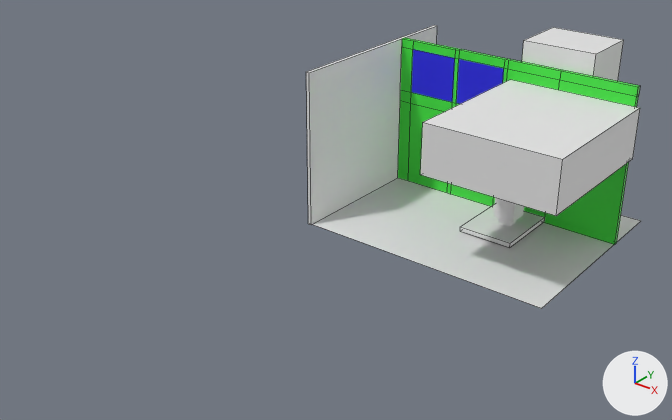
What one commit did to the Blender file Blender/room_8.blend.
One viewpoint serves both versions: a camera (50 mm lens) standing at (22.0, -34.2, 16.7) and looking at (4.3, -12.0, 2.9). Lighting does not change. The marker at lower right points along +X, +Y and +Z. Mesh edges are drawn as thin lines on the coarser meshes.

Objects in the first picture: 'Balcony', 'Chimney Wall', 'Left Wall', 'Patio Door Wall', 'Plane', 'Stove', 'Stove Pedestal'.
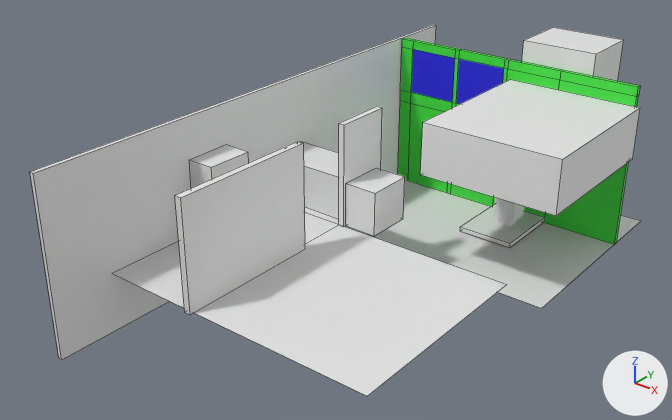
Commit message: add kitchen balcony and stairs reference

Changed parts and their boxes [x1, y1, x2, y2] in the pictures (672 x 420 px):
'Left Wall', mesh rescaled, moved (208% wider, 67% taller)
    before: [306, 25, 437, 225]
    after: [30, 25, 436, 359]
'Kitchen Floor', added
    after: [112, 207, 506, 396]
'Kitchen Wall', added
    after: [175, 141, 305, 314]
'Stair Width Reference', added
    after: [346, 168, 405, 236]
'Kitchen Balcony Stairs Wall', added
    after: [339, 106, 382, 227]
'Kitchen Balcony', added
    after: [300, 141, 339, 219]
'Fridge', added
    after: [189, 145, 249, 188]

Edits to the bpy script that builds the scene:
```text
Change me_cube_002:
    where me_cube_002.from_pydata(...)  # 8 vertices, 6 faces; spans x -0.72..-0.56, y -2.99..5.62, z -0.06..6.22
    used by ob_left_wall; location = (1.1, -5.9, 0.0)
    me_cube_002 part 1: the whole mesh is scaled about its middle by (1, 2.38, 1), then moved by (0.0, -5.95, 0.0)
Add me_cube_013:
    me_cube_013.from_pydata(...)  # a box spanning x 1.98..3.22, y -0.73..1.0, z -0.89..0.73
Add me_cube_011:
    me_cube_011.from_pydata(...)  # a box spanning x 2.48..2.72, y -4.2..1.0, z -0.89..2.89
Add me_cube_010:
    me_cube_010.from_pydata([(-1.0, -8.23, -0.89), (-1.0, 1.0, -0.89), (2.48, -8.23, -0.89), (2.48, 1.0, -0.89), (9.09, -1.08, -0.89), (9.09, -8.23, -0.89), (2.48, -1.08, -0.89), (-1.0, -1.08, -0.89)], [], [(2, 6, 4, 5), (1, 3, 6, 7), (7, 6, 2, 0)])
Add me_cube_009:
    me_cube_009.from_pydata(...)  # a box spanning x -1.0..0.03, y -0.73..1.0, z -0.89..1.83
Add me_cube_008:
    me_cube_008.from_pydata(...)  # a box spanning x 2.48..2.72, y -1.1..1.0, z -0.89..2.89
Add me_cube_006:
    me_cube_006.from_pydata(...)  # a box spanning x -1.0..2.48, y -0.73..1.0, z -0.89..0.73
Change ob_left_wall:
    ob_left_wall.location: (1.1, -5.9, 0.0) -> (1.04, -5.9, 0.0)
Add ob_stair_width_reference:
    ob_stair_width_reference = bpy.data.objects.new('Stair Width Reference', me_cube_013)
    ob_stair_width_reference.location = (2.21, -10.63, 2.9)
Add ob_kitchen_wall:
    ob_kitchen_wall = bpy.data.objects.new('Kitchen Wall', me_cube_011)
    ob_kitchen_wall.location = (1.47, -14.52, 2.9)
Add ob_kitchen_floor:
    ob_kitchen_floor = bpy.data.objects.new('Kitchen Floor', me_cube_010)
    ob_kitchen_floor.location = (1.47, -10.35, 2.9)
Add ob_fridge:
    ob_fridge = bpy.data.objects.new('Fridge', me_cube_009)
    ob_fridge.location = (1.47, -14.27, 2.9)
Add ob_kitchen_balcony_stairs_wall:
    ob_kitchen_balcony_stairs_wall = bpy.data.objects.new('Kitchen Balcony Stairs Wall', me_cube_008)
    ob_kitchen_balcony_stairs_wall.location = (1.47, -10.35, 2.9)
Add ob_kitchen_balcony:
    ob_kitchen_balcony = bpy.data.objects.new('Kitchen Balcony', me_cube_006)
    ob_kitchen_balcony.location = (1.47, -10.35, 2.9)
```
